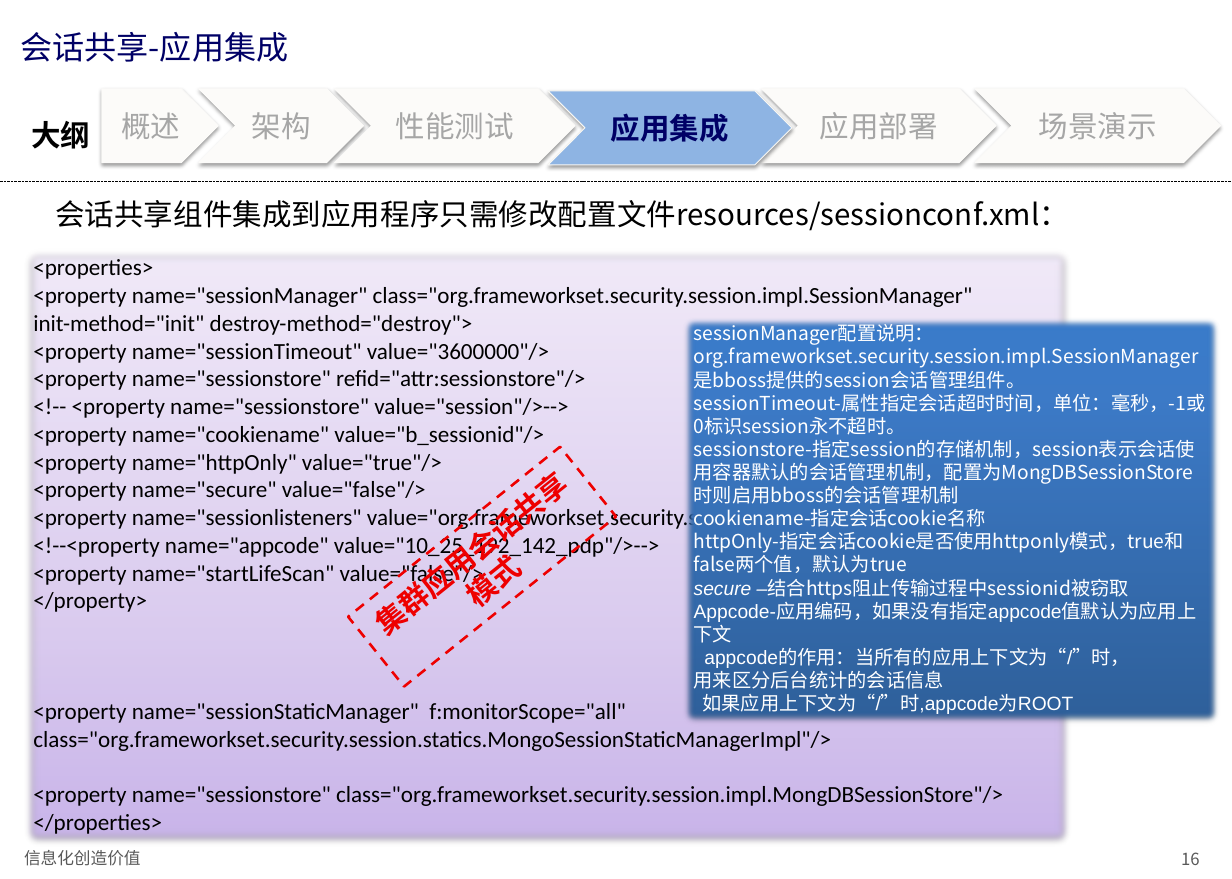
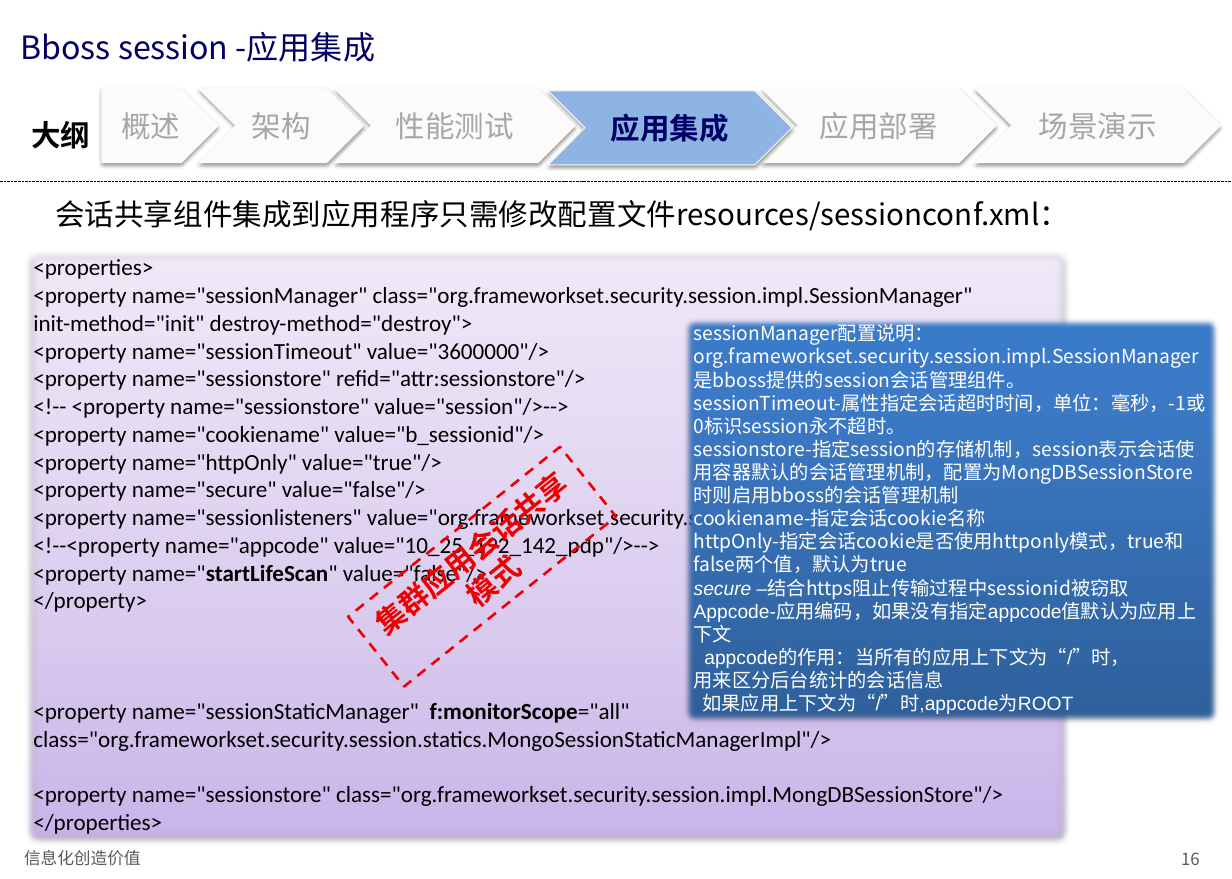
Before and after one commit to bbossgroups/bboss-document, a slide deck: slide 16 of 文档/bboss会话共享介绍.pptx. Drawn at 1232x879 pixels with LibreOffice and Linux fonts; fonts in the diff are those of the drawing. Boxes give left, top, right and bottom in pixels: in the first picture for what was removed or moved away, otherwise in the second. Text is boxed around its words. In the diff, an @@ line names an element or a change of style, - is before the commit and + after.

```diff
--- a/文档/bboss会话共享介绍.pptx
+++ b/文档/bboss会话共享介绍.pptx
@@ title at [21,32,375,62]: text changed @@
-会话共享-应用集成
+Bboss session -应用集成
@@ text in rectangle at [33,561,831,751]: bold on in "name="startLifeScan"", "f:monitorScope="all"" @@
```
Also in this commit, not shown: 28 other slides changed.
